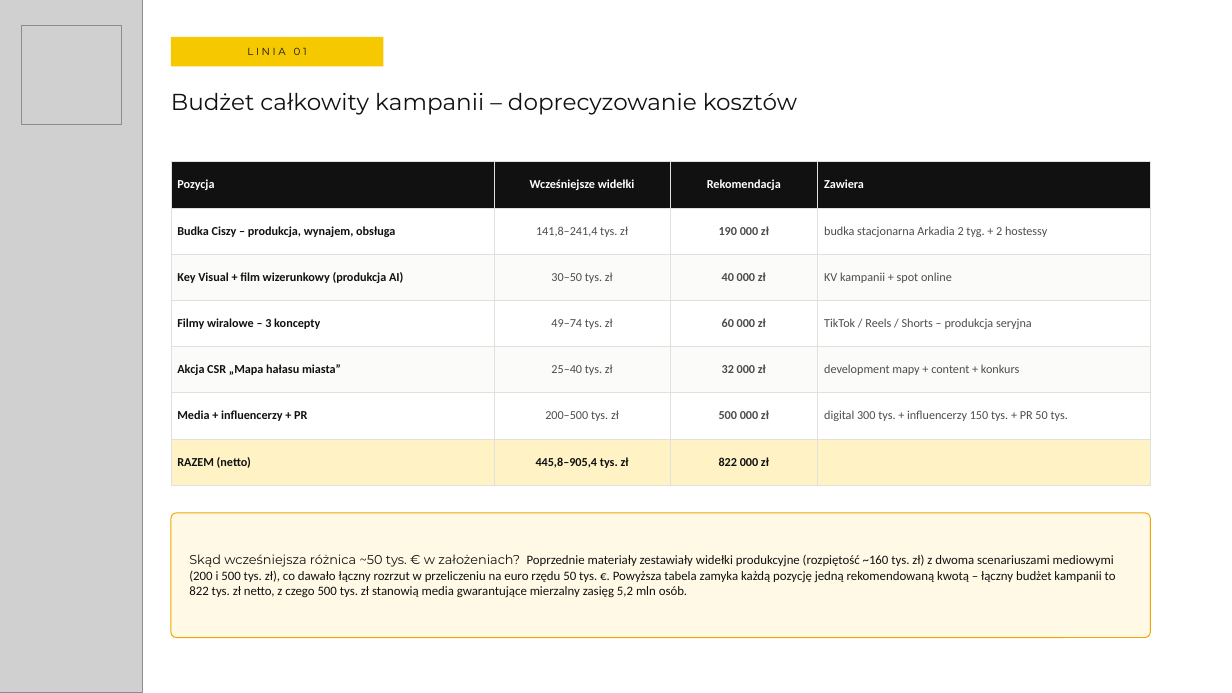
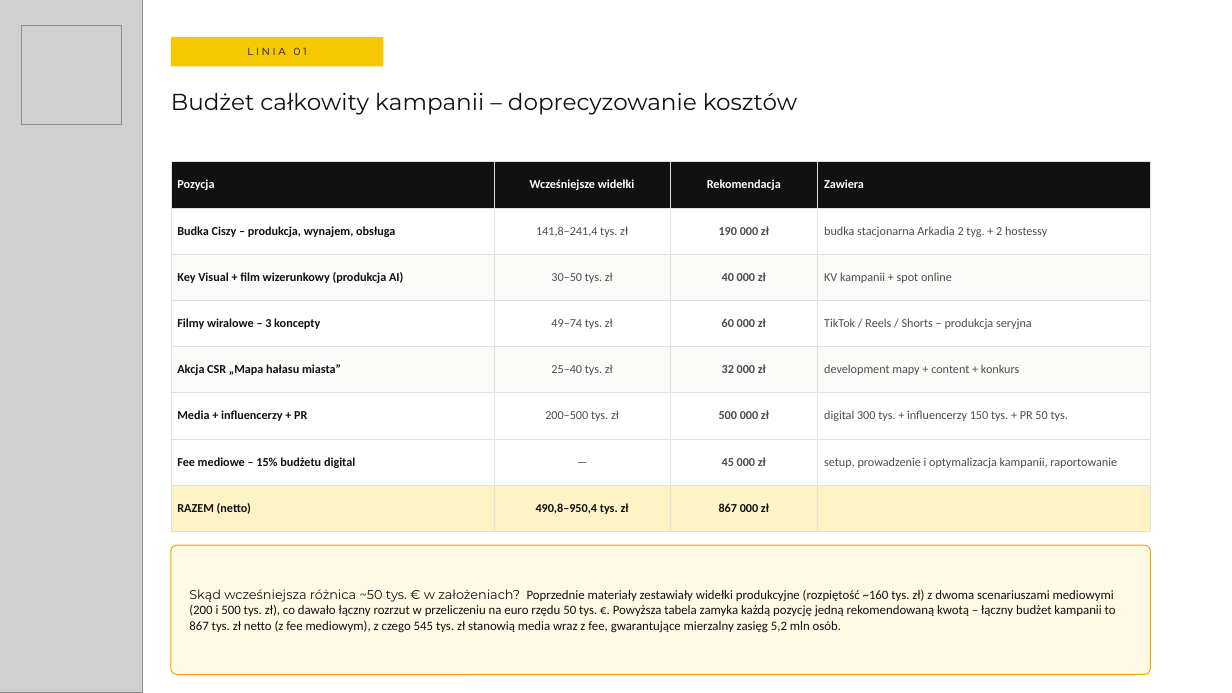
Before and after one commit to MarekDOLEW/blogoklockach, a slide deck: slide 23 of prezentacje/whirlpool/CISZAWHP_dla_CZ_O_OK_v4.1.pptx. Drawn at 1232x693 pixels with LibreOffice and Linux fonts; fonts in the diff are those of the drawing; grey boxes stand for pictures. Boxes give left, top, right and bottom in pixels: in the first picture for what was removed or moved away, otherwise in the second. Text is boxed around its words. In the diff, an @@ line names an element or a change of style, - is before the commit and + after.

```diff
--- a/prezentacje/whirlpool/CISZAWHP_dla_CZ_O_OK_v4.1.pptx
+++ b/prezentacje/whirlpool/CISZAWHP_dla_CZ_O_OK_v4.1.pptx
@@ table at [171, 162, 1151, 518] @@
-row 7: RAZEM (netto) | 445,8–905,4 tys. zł | 822 000 zł | 
+row 7: Fee mediowe – 15% budżetu digital | — | 45 000 zł | setup, prowadzenie i optymalizacja kampanii, raportowanie
+row 8: RAZEM (netto) | 490,8–950,4 tys. zł | 867 000 zł | 
@@ rounded rectangle: place and size @@
-rounded rectangle at [171, 513, 1151, 638]
+rounded rectangle at [171, 545, 1151, 675]
@@ text at [189, 589, 1116, 633]: text changed @@
-Skąd wcześniejsza różnica ~50 tys. € w założeniach? Poprzednie materiały zestawiały widełki produkcyjne (rozpiętość ~160 tys. zł) z dwoma scenariuszami mediowymi (200 i 500 tys. zł), co dawało łączny rozrzut w przeliczeniu na euro rzędu 50 tys. €. Powyższa tabela zamyka każdą pozycję jedną rekomendowaną kwotą – łączny budżet kampanii to 822 tys. zł netto, z czego 500 tys. zł stanowią media gwarantujące mierzalny zasięg 5,2 mln osób.
+Skąd wcześniejsza różnica ~50 tys. € w założeniach? Poprzednie materiały zestawiały widełki produkcyjne (rozpiętość ~160 tys. zł) z dwoma scenariuszami mediowymi (200 i 500 tys. zł), co dawało łączny rozrzut w przeliczeniu na euro rzędu 50 tys. €. Powyższa tabela zamyka każdą pozycję jedną rekomendowaną kwotą – łączny budżet kampanii to 867 tys. zł netto (z fee mediowym), z czego 545 tys. zł stanowią media wraz z fee, gwarantujące mierzalny zasięg 5,2 mln osób.
```
Also in this commit, not shown: 3 other slides changed, 1 slide added.
